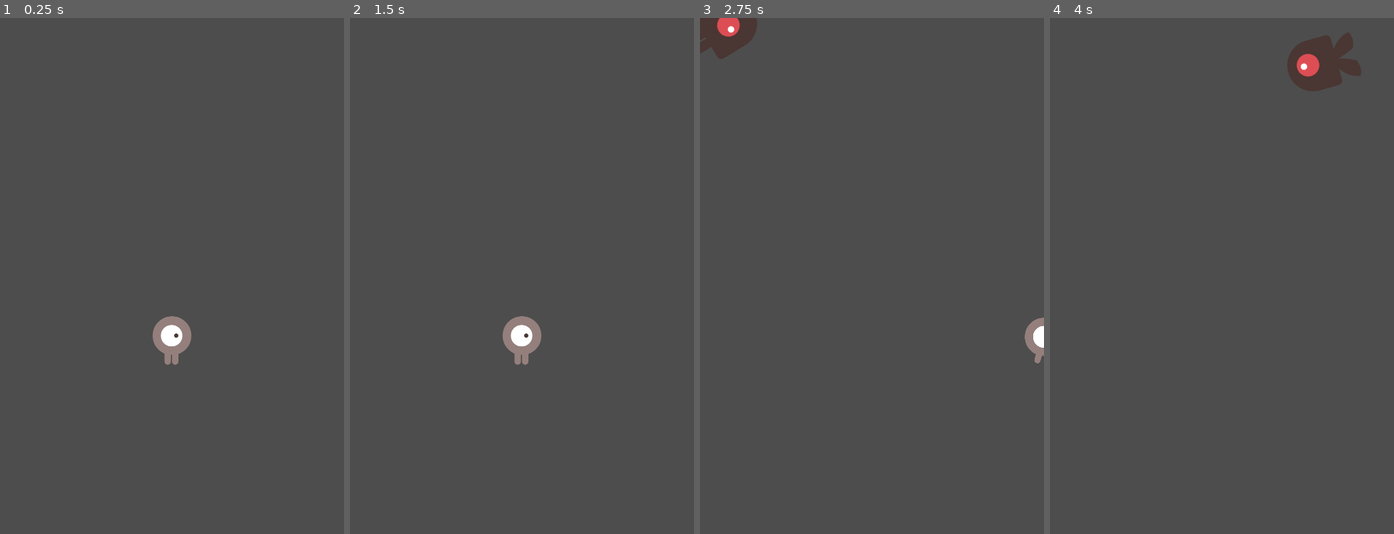
Above: before the commit, frames 1-4 (left to right).
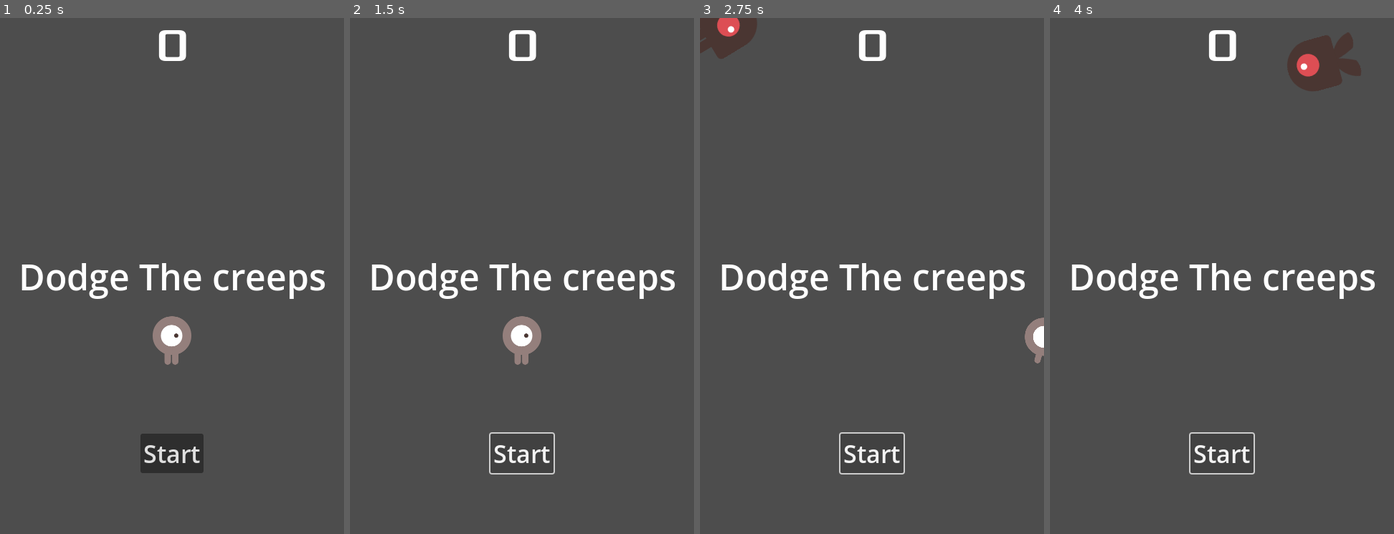
Above: after the commit, the same moments.

Repository: PMagatteS/Learn-Godot
Game: Godot game, scene res://main.tscn
The game is run twice, just before and just after one commit, with the same random seed, the same clock (stepped at 60 frames per second) and the same inputs. The project has no main scene, so this scene is started directly.
Inputs (mouse positions are in pixels of both pictures, inside the frame that each line leads up to):
- Up to frame 1 (0.25 s): no input
- Up to frame 2 (1.5 s): click (522, 451) at 0.5 s, where only the run after the commit has a clickable "Start"; click (522, 451) at 1.25 s, where only the run after the commit has a clickable "Start"
- Up to frame 3 (2.75 s): tap Enter at 2 s; hold D (move_right) from 2.03 s (still down)
- Up to frame 4 (4 s): release D (move_right) at 2.78 s; hold S (move_down) 2.78-3.53 s; hold D (move_right) from 3.53 s (still down)

The runs differ from the first frame. In frame 1, 3.4% of the frame differs, in the area x 6-95%, y 2-89%; in frame 2, 2.5%; in frame 3, 2.5%; in frame 4, 2.5%.

Commit message:
Added an HUD

Diff:
--- a/main.tscn
+++ b/main.tscn
@@ -1,8 +1,10 @@
-[gd_scene load_steps=5 format=3 uid="uid://dg2c6jea63u3l"]
+[gd_scene load_steps=7 format=3 uid="uid://dg2c6jea63u3l"]
 
 [ext_resource type="Script" path="res://Main.gd" id="1_pjn31"]
 [ext_resource type="PackedScene" uid="uid://dsmt5ye2yb812" path="res://mob.tscn" id="2_3kajv"]
 [ext_resource type="PackedScene" uid="uid://jyre4f2w266s" path="res://player.tscn" id="2_ffm03"]
+[ext_resource type="Script" path="res://HUD.gd" id="4_5g0wl"]
+[ext_resource type="FontFile" uid="uid://bwveomditputd" path="res://fonts/Xolonium-Regular.ttf" id="5_on3xi"]
 
 [sub_resource type="Curve2D" id="Curve2D_fqgy7"]
 _data = {
@@ -33,7 +35,61 @@
 
 [node name="MobSpawnLocation" type="PathFollow2D" parent="MobPath"]
 
+[node name="HUD" type="CanvasLayer" parent="."]
+script = ExtResource("4_5g0wl")
+
+[node name="ScoreLabel" type="Label" parent="HUD"]
+anchors_preset = 5
+anchor_left = 0.5
+anchor_right = 0.5
+offset_left = -20.0
+offset_right = 20.0
+offset_bottom = 78.0
+grow_horizontal = 2
+size_flags_horizontal = 6
+size_flags_vertical = 6
+theme_override_fonts/font = ExtResource("5_on3xi")
+theme_override_font_sizes/font_size = 64
+text = "0"
+
+[node name="Message" type="Label" parent="HUD"]
+anchors_preset = 8
+anchor_left = 0.5
+anchor_top = 0.5
+anchor_right = 0.5
+anchor_bottom = 0.5
+offset_left = -20.0
+offset_top = -11.5
+offset_right = 20.0
+offset_bottom = 11.5
+grow_horizontal = 2
+grow_vertical = 2
+theme_override_font_sizes/font_size = 50
+text = "Dodge The creeps"
+
+[node name="StartButton" type="Button" parent="HUD"]
+anchors_preset = 7
+anchor_left = 0.5
+anchor_top = 1.0
+anchor_right = 0.5
+anchor_bottom = 1.0
+offset_left = -44.0
+offset_top = -140.0
+offset_right = 44.0
+offset_bottom = -85.0
+grow_horizontal = 2
+grow_vertical = 0
+theme_override_font_sizes/font_size = 34
+text = "Start"
+
+[node name="MessageTimer" type="Timer" parent="HUD"]
+wait_time = 2.0
+one_shot = true
+
 [connection signal="hit" from="Player" to="." method="_on_player_hit"]
 [connection signal="timeout" from="MobTimer" to="." method="_on_mob_timer_timeout"]
 [connection signal="timeout" from="ScoreTimer" to="." method="_on_score_timer_timeout"]
 [connection signal="timeout" from="StartTimer" to="." method="_on_start_timer_timeout"]
+[connection signal="start_game" from="HUD" to="." method="new_game"]
+[connection signal="pressed" from="HUD/StartButton" to="HUD" method="_on_start_button_pressed"]
+[connection signal="timeout" from="HUD/MessageTimer" to="HUD" method="_on_message_timer_timeout"]
